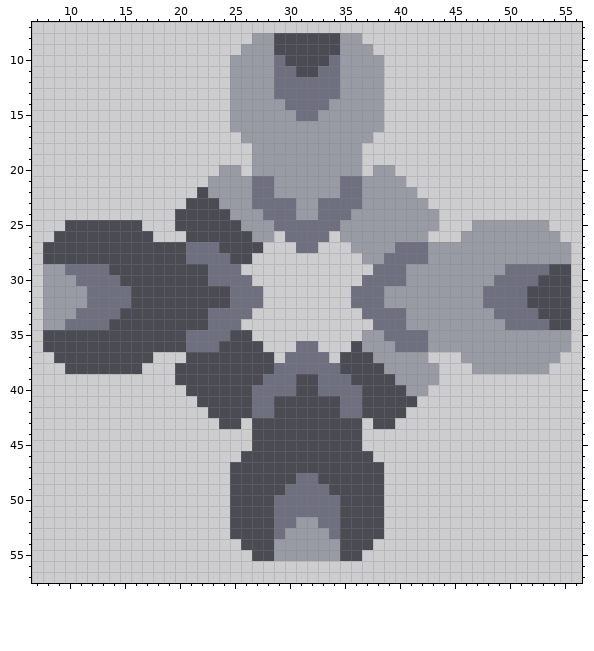
Two versions of one pixel-art sprite, sprites/blocks/drills/dr01-top.png. The first picture shows the starting point.
The file is 64x64 pixels. Shown: x 7..56, y 7..57.
The same view after the edit:
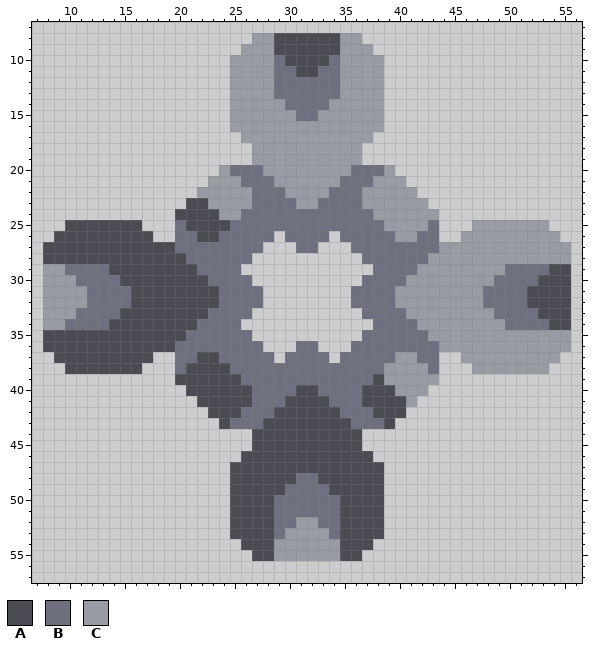
Palette (. is transparent): A #4a4b53  B #6e7080  C #989aa4
Edits made:
y 20: x 25..27 C.C -> BBB; x 36..38 C.C -> BBB
y 21: x 26 C -> B; x 37 C -> B
y 22: x 22 A -> C; x 29 C -> B; x 34 C -> B
y 23: x 23 A -> C
y 24: x 24 A -> C; x 26..27 CC -> BB; x 31..32 CC -> BB; x 36..37 CC -> BB
y 25: x 20 A -> B; x 25..28 ACCC -> BBBB; x 35..38 CCCC -> BBBB; x 43 C -> B
y 26: x 20..21 .A -> BB; x 24..28 AAACC -> BBBBB; x 35..39 CCCCC -> BBBBB; x 42..43 C. -> BB
y 27: x 20 A -> B; x 24..27 AAAA -> BBBB; x 36..39 CCCC -> BBBB; x 43 C -> B
y 28: x 25..26 AA -> BB; x 37..38 CC -> BB
y 29: x 22 A -> B; x 41 C -> B
y 31..32: x 24 A -> B; x 39 C -> B
y 34: x 22 A -> B; x 41 C -> B
y 35: x 25..26 AA -> BB; x 37..38 CC -> BB
y 36: x 20 A -> B; x 24..27 AAAA -> BBBB; x 36..39 ACCC -> BBBB; x 43 C -> B
y 37: x 20..21 .A -> BB; x 24..28 AAAAA -> BBBBB; x 35..39 AAACC -> BBBBB; x 42..43 C. -> BB
y 38: x 20 A -> B; x 25..28 AAAA -> BBBB; x 35..38 AAAA -> BBBB; x 43 C -> B
y 39: x 26..27 AA -> BB; x 31..32 AA -> BB; x 36..37 AA -> BB; x 39 A -> C
y 40: x 40 A -> C
y 41: x 29 A -> B; x 34 A -> B; x 41 A -> C
y 42: x 26 A -> B; x 37 A -> B
y 43: x 25..27 A.A -> BBB; x 36..38 A.A -> BBB
Where, in picture pixels (left, top, right, bottom), the same in both pictures:
changed: (175, 165, 439, 429)
